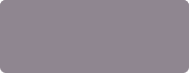
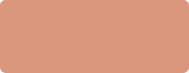
Layered file, before and after one edit (189 x 73). Changes by layer:
added layer "orange" (60%) above "dark purple" over [0, 0, 189, 73]
hid "dark purple" over [0, 0, 189, 73]
